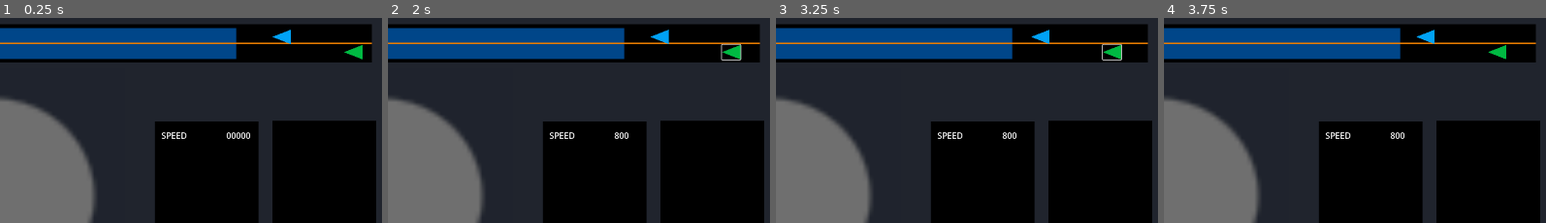
Above: before the commit, frames 1-4 (left to right).
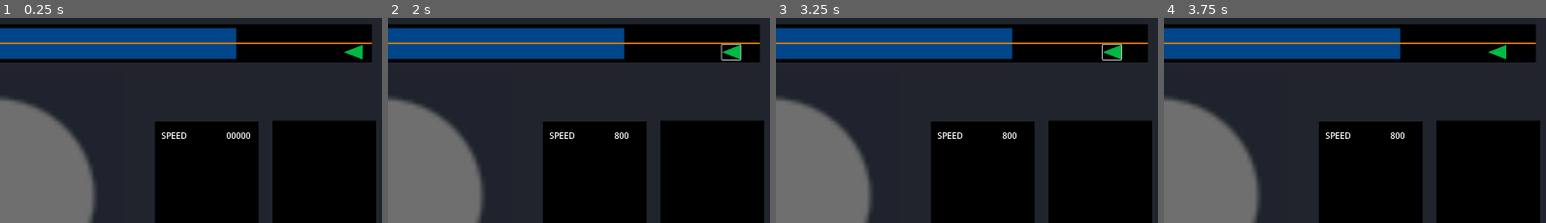
Above: after the commit, the same moments.

Repository: Altered-Dimension-Studios/brackeys-game-jam
Game: Godot game, scene res://Scenes/GameScene.tscn
Two runs of this game, one before a commit and one after it. Both use one fixed random seed, a clock stepped at 60 frames per second and the inputs below.
Inputs (mouse positions are % of the whole screen's width and height, from its top left):
- Up to frame 1 (0.25 s): no input
- Up to frame 2 (2 s): click "INTERCEPT" at 0.5 s; click (95, 8) at 1.27 s
- Up to frame 3 (3.25 s): click "INTERCEPT" at 2 s; click (94, 8) at 2.77 s
- Up to frame 4 (3.75 s): click "INTERCEPT" at 3.5 s
The pictures show only the part of the screen within x 50-100%, y 0-50%; the shares and areas given below are measured in that part.

The runs differ from the first frame. In frame 1, 0.2% of the frame differs, in the area x 71-77%, y 5-13%; in frame 2, 0.2%, in the area x 68-74%, y 5-13%; in frame 3, 0.2%; in frame 4, 0.2%.

Commit message:
incepe tortura

Diff:
--- a/Scenes/GameScene.tscn
+++ b/Scenes/GameScene.tscn
@@ -28,7 +28,6 @@
 offset_right = 1920.0
 offset_bottom = 1080.0
 color = Color(0.12549, 0.141176, 0.176471, 1)
-metadata/_edit_use_anchors_ = true
 
 [node name="Map" type="Node2D" parent="."]
 
@@ -64,6 +63,7 @@
 
 [node name="Plane" parent="Map" instance=ExtResource("1_ruok5")]
 position = Vector2(1911, -34)
+air_speed = 13860
 
 [node name="Markers" type="Node" parent="Map"]
 
@@ -160,4 +160,8 @@
 offset_bottom = 893.0
 text = "INTERCEPT"
 
+[node name="CooldownTimer" type="Timer" parent="ButtonIntercept"]
+wait_time = 5.0
+one_shot = true
+
 [connection signal="pressed" from="ButtonIntercept" to="." method="_on_button_intercept_pressed"]
--- a/Scripts/Airplane.gd
+++ b/Scripts/Airplane.gd
@@ -36,7 +36,8 @@
 
 func update_screen_position() -> void:
 	if screen_start && screen_end:
-		var mapped_pos = remap(distance, start_distance, 0, screen_start, screen_end)
+		var mapped_pos = remap(distance, start_distance, 0, screen_start,
+			screen_end)
 		position = Vector2(mapped_pos, position.y)
 
 func move_to(pos: Vector2) -> void:
--- a/Scripts/game_scene.gd
+++ b/Scripts/game_scene.gd
@@ -10,13 +10,14 @@
 var interceptor: Interceptor
 
 var selected_plane: Airplane
+var EVIL_DISTANCE_HARD_CODED = 84000
 
 func _ready() -> void:
 	airplane = airplane_scene.instantiate() as Airplane
 	interceptor = interceptor_scene.instantiate() as Interceptor
 
 	airplane.constructor([plane_start, plane_end])
-	interceptor.constructor([plane_start, plane_end], 90000)
+	interceptor.constructor([plane_start, plane_end], EVIL_DISTANCE_HARD_CODED)
 
 	airplane.plane_clicked.connect(_plane_selected.bind(airplane))
 	interceptor.plane_clicked.connect(_plane_selected.bind(interceptor))
@@ -25,25 +26,29 @@
 	add_child(interceptor)
 
 	airplane.move_to_marker(plane_start)
-	interceptor.move_to_marker(interceptor_start)
 
+
+func _plane_selected(plane: Airplane) -> void:
+	selected_plane = plane
+
+
+func _on_button_intercept_pressed() -> void:
+	print($ButtonIntercept/CooldownTimer.is_stopped())
+	if !interceptor.visible and $ButtonIntercept/CooldownTimer.is_stopped():
+		interceptor.visible = true
+		interceptor.move_to_marker(interceptor_start)
+		interceptor.distance = EVIL_DISTANCE_HARD_CODED
+
+# Called every frame. 'delta' is the elapsed time since the previous frame.
 func _process(delta: float) -> void:
 	if airplane != null && airplane.position.x <= plane_end.position.x:
 		remove_child(airplane)
 		selected_plane = null
 		airplane.free()
-	if interceptor != null && \
-		interceptor.position.x < interceptor_end.position.x:
-		remove_child(interceptor)
-		selected_plane = null
-		interceptor = null
+	if interceptor != null && interceptor.position.x < interceptor_end.position.x:
+			$ButtonIntercept/CooldownTimer.start()
+			interceptor.visible = false
+			selected_plane = null
 
 	if selected_plane:
 		$Layout/FlightDetailsPanel/SpeedValue.text = str(selected_plane.air_speed)
-
-
-func _plane_selected(plane: Airplane) -> void:
-	selected_plane = plane
-
-func _on_button_intercept_pressed() -> void:
-	pass
